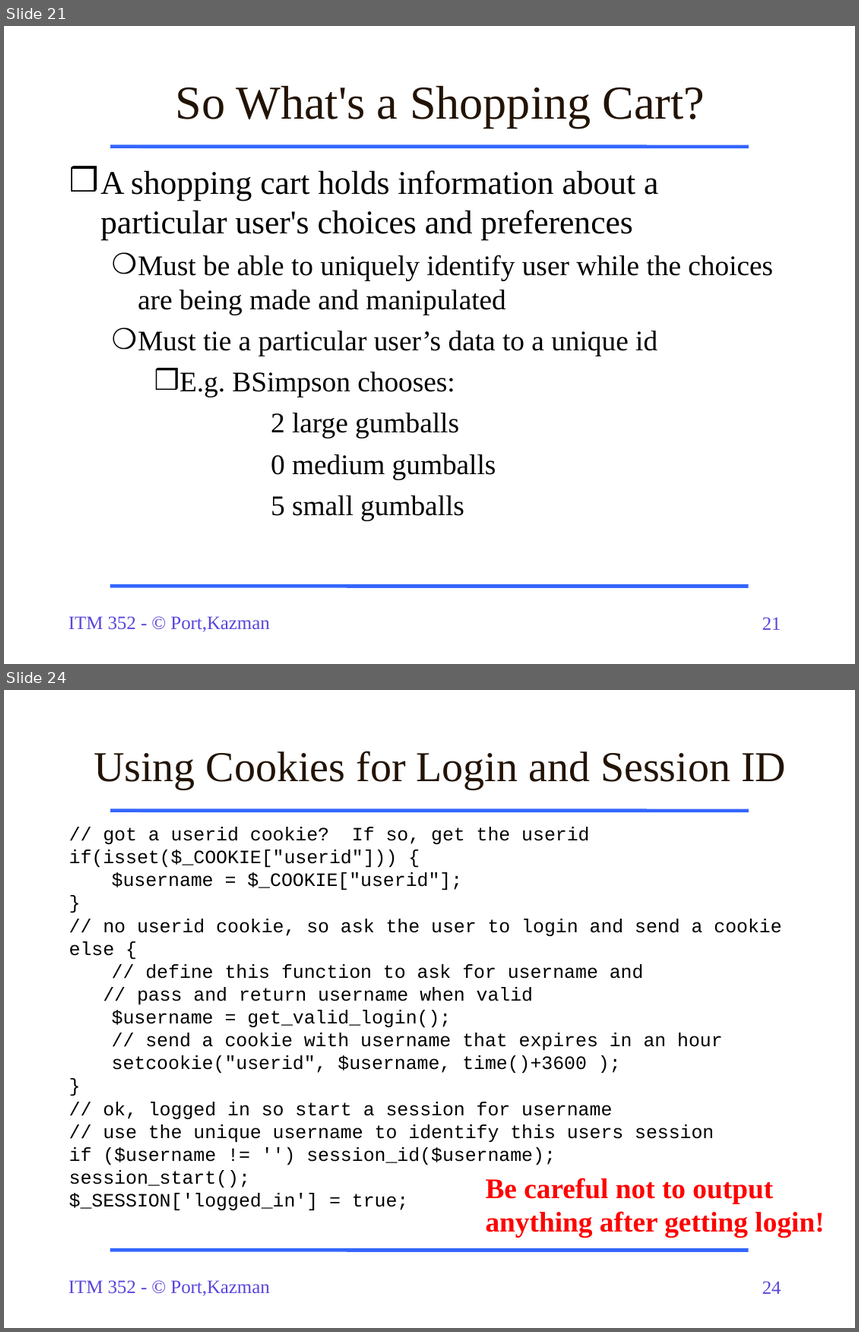
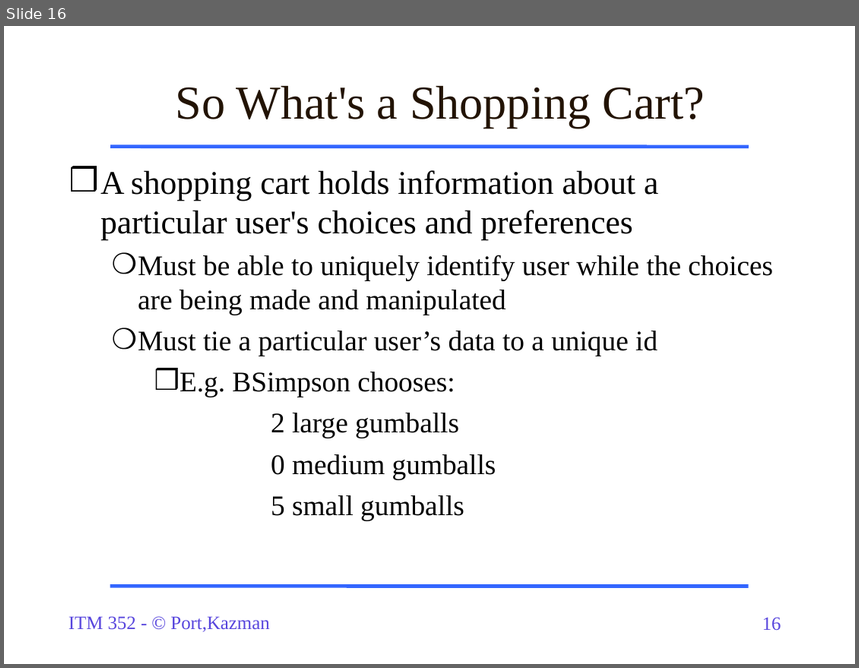
Before and after one commit to dport96/ITM352, a slide deck: morea/170.Cookies-Sessions/ITM352_Cookies_Sessions.ppt. Shown one above the other, each under a label of ours: slides 21 and 24 before the commit, slide 16 after it; the slides between them are not shown. The pictures are 859x1332 and 859x668 pixels, drawn with LibreOffice and Linux fonts; fonts in the diff are those of the drawing. Boxes give left, top, right and bottom in pixels: in the first picture for what was removed or moved away, otherwise in the second. Text is boxed around its words. In the diff, an @@ line names an element or a change of style, - is before the commit and + after.

```diff
--- a/morea/170.Cookies-Sessions/ITM352_Cookies_Sessions.ppt
+++ b/morea/170.Cookies-Sessions/ITM352_Cookies_Sessions.ppt
@@ slide 24 removed at <box>4,690,855,1328</box>, background #FFFFFF; not listed: 4 template elements that a slide beside it also shows @@
@@ text removed at <box>94,751,786,790</box> @@
-Using Cookies for Login and Session ID
@@ text removed at <box>69,827,781,1211</box> @@
-// got a userid cookie? If so, get the userid
-if(isset($_COOKIE["userid"])) {
-$username = $_COOKIE["userid"];
-}
-// no userid cookie, so ask the user to login and send a cookie
-else {
-// define this function to ask for username and
-// pass and return username when valid
-$username = get_valid_login();
-// send a cookie with username that expires in an hour
-setcookie("userid", $username, time()+3600 );
-}
-// ok, logged in so start a session for username
-// use the unique username to identify this users session
-if ($username != '') session_id($username);
-session_start();
-$_SESSION['logged_in'] = true;
@@ text removed at <box>486,1178,824,1238</box> @@
-Be careful not to output
-anything after getting login!
@@ what was slide 21 is now slide 16 @@
@@ page number at <box>762,617,781,631</box>: text changed @@
-21
+16
```
Also in this commit, not shown: 6 slides changed, 2 slides added, 7 other slides removed, 1 other file.
